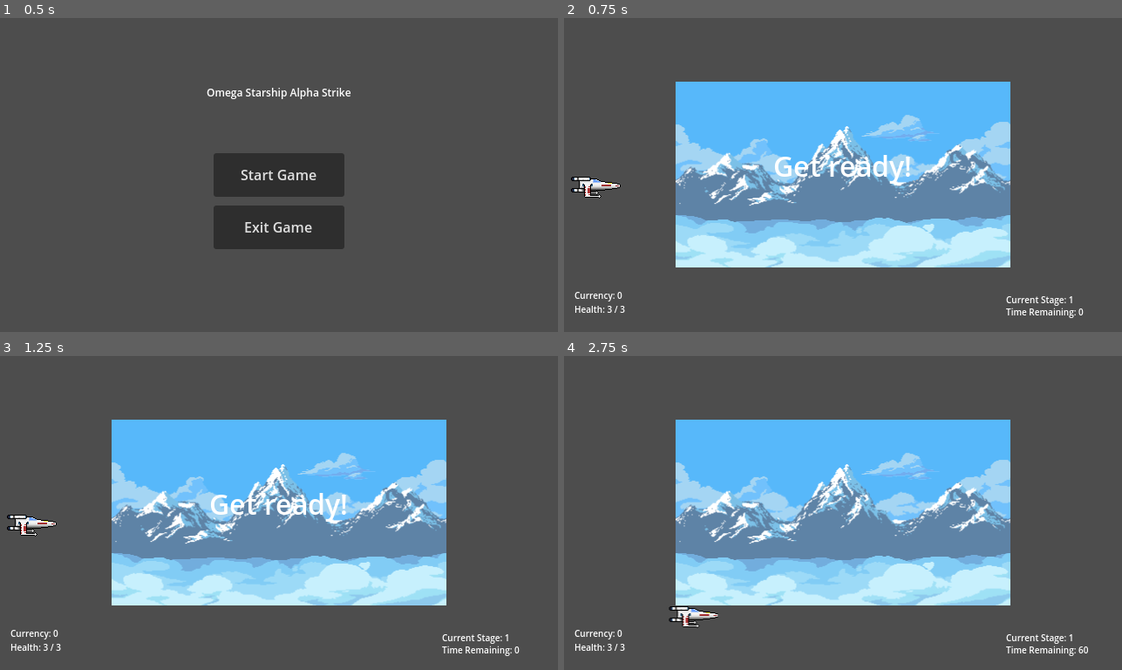
Above: before the commit, frames 1-4 (two rows, left to right).
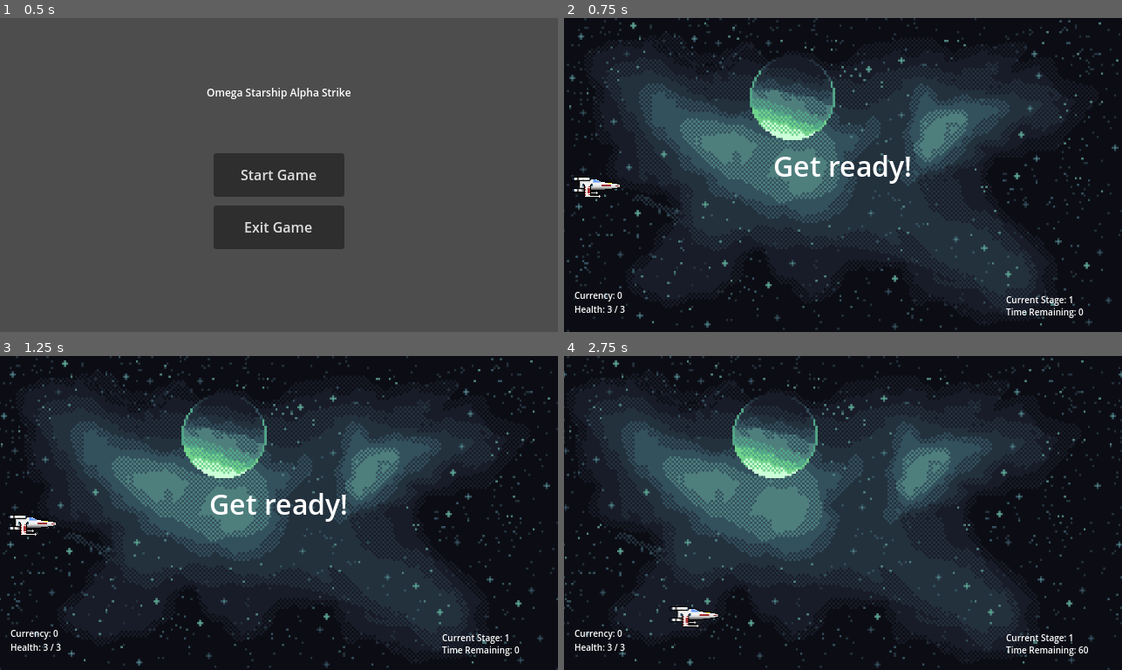
Above: after the commit, the same moments.

Repository: JesseGilbertVA/project-rename
Game: Godot game, scene res://start_menu.tscn
The game is run twice, just before and just after one commit, with the same random seed, the same clock (stepped at 60 frames per second) and the same inputs.
Inputs:
- Up to frame 1 (0.5 s): no input
- Up to frame 2 (0.75 s): click "Start Game" at 0.5 s
- Up to frame 3 (1.25 s): no input
- Up to frame 4 (2.75 s): hold Right (move_right) 1.28-2.03 s; hold Space (shoot) 1.28-2.03 s; hold Down (move_down) from 2.03 s (still down); tap Space (shoot) at 2.1 s

Frame 1 is identical in both runs. In frame 2, 99% of the frame differs, in the area x 0-100%, y 0-100%; in frame 3, 99%; in frame 4, 99%.

Commit message:
demo release

Diff:
--- a/Level Scenes/Easy/easy_scene.gd
+++ b/Level Scenes/Easy/easy_scene.gd
@@ -2,6 +2,7 @@
 
 @export var enemy_one: PackedScene
 @export var enemy_two_scene: PackedScene
+var scroll_x = 0 #background varibale
 
 # Called when the node enters the scene tree for the first time.
 func _ready():
@@ -13,6 +14,8 @@
 	$HUD.update_timer(round($StageTimer.get_time_left()))
 	if globals.player_health <= 0:
 		game_over()
+	scroll_x -= 10 * delta
+	$ParallaxBackground.scroll_offset.x = scroll_x
 
 func game_over():
 	$Player.hide()
--- a/Level Scenes/Easy/easy_scene.tscn
+++ b/Level Scenes/Easy/easy_scene.tscn
@@ -3,8 +3,8 @@
 [ext_resource type="Script" path="res://Level Scenes/Easy/easy_scene.gd" id="1_ialwv"]
 [ext_resource type="PackedScene" uid="uid://cqnnho8sfmjo4" path="res://enemy_two.tscn" id="2_17ecj"]
 [ext_resource type="PackedScene" uid="uid://bdtp2suf5do83" path="res://enemy_one.tscn" id="2_trp6e"]
-[ext_resource type="Texture2D" uid="uid://xapwdfhdsfsb" path="res://background_glacial_mountains.png" id="4_0ntm5"]
 [ext_resource type="PackedScene" uid="uid://ofgyhkajy7qp" path="res://player.tscn" id="4_a10k1"]
+[ext_resource type="Texture2D" uid="uid://cavxi0xprph6l" path="res://Backgrounds/nebula_one.png" id="4_mtqai"]
 [ext_resource type="PackedScene" uid="uid://co58fv0qwjltu" path="res://hud.tscn" id="6_puth4"]
 
 [sub_resource type="RectangleShape2D" id="RectangleShape2D_hy85n"]
@@ -24,12 +24,15 @@
 [node name="ParallaxBackground" type="ParallaxBackground" parent="."]
 
 [node name="ParallaxLayer" type="ParallaxLayer" parent="ParallaxBackground"]
-motion_mirroring = Vector2(1440, 2.08165e-12)
+motion_mirroring = Vector2(640, 2.08165e-12)
 
-[node name="Sprite2D" type="Sprite2D" parent="ParallaxBackground/ParallaxLayer"]
-position = Vector2(320.5, 179.5)
-scale = Vector2(1, 0.99)
-texture = ExtResource("4_0ntm5")
+[node name="TextureRect" type="TextureRect" parent="ParallaxBackground/ParallaxLayer"]
+offset_right = 640.0
+offset_bottom = 360.0
+scale = Vector2(0.5, 0.5)
+texture = ExtResource("4_mtqai")
+stretch_mode = 1
+metadata/_edit_use_anchors_ = true
 
 [node name="Player" parent="." instance=ExtResource("4_a10k1")]
 position = Vector2(33, 193)
--- a/Level Scenes/Medium/medium_scene.gd
+++ b/Level Scenes/Medium/medium_scene.gd
@@ -3,6 +3,8 @@
 @export var enemy_one: PackedScene
 @export var asteroid_scene: PackedScene
 @export var enemy_two_scene: PackedScene
+
+var scroll_x = 0#background variable
 
 # Called when the node enters the scene tree for the first time.
 func _ready():
@@ -14,6 +16,8 @@
 	$HUD.update_timer(round($StageTimer.get_time_left()))
 	if globals.player_health <= 0:
 		game_over()
+	scroll_x -= 10 * delta
+	$ParallaxBackground.scroll_offset.x = scroll_x
 
 
 #probably need to change variable name from enemy to something a little more specific
--- a/Level Scenes/Medium/medium_scene.tscn
+++ b/Level Scenes/Medium/medium_scene.tscn
@@ -1,9 +1,10 @@
-[gd_scene load_steps=9 format=3 uid="uid://djllt5yunlln8"]
+[gd_scene load_steps=10 format=3 uid="uid://djllt5yunlln8"]
 
 [ext_resource type="Script" path="res://Level Scenes/Medium/medium_scene.gd" id="1_mjjqo"]
 [ext_resource type="PackedScene" uid="uid://bdtp2suf5do83" path="res://enemy_one.tscn" id="2_dphe3"]
 [ext_resource type="PackedScene" uid="uid://coclpmmj4jpro" path="res://asteroid.tscn" id="3_ije6b"]
 [ext_resource type="PackedScene" uid="uid://cqnnho8sfmjo4" path="res://enemy_two.tscn" id="4_m84gf"]
+[ext_resource type="Texture2D" uid="uid://cavxi0xprph6l" path="res://Backgrounds/nebula_one.png" id="5_dov0g"]
 [ext_resource type="PackedScene" uid="uid://ofgyhkajy7qp" path="res://player.tscn" id="5_pf52t"]
 [ext_resource type="PackedScene" uid="uid://co58fv0qwjltu" path="res://hud.tscn" id="6_uanhh"]
 
@@ -21,6 +22,19 @@
 enemy_one = ExtResource("2_dphe3")
 asteroid_scene = ExtResource("3_ije6b")
 enemy_two_scene = ExtResource("4_m84gf")
+
+[node name="ParallaxBackground" type="ParallaxBackground" parent="."]
+
+[node name="ParallaxLayer" type="ParallaxLayer" parent="ParallaxBackground"]
+motion_mirroring = Vector2(640, 2.08165e-12)
+
+[node name="TextureRect" type="TextureRect" parent="ParallaxBackground/ParallaxLayer"]
+offset_right = 640.0
+offset_bottom = 360.0
+scale = Vector2(0.5, 0.5)
+texture = ExtResource("5_dov0g")
+stretch_mode = 1
+metadata/_edit_use_anchors_ = true
 
 [node name="Player" parent="." instance=ExtResource("5_pf52t")]
 position = Vector2(35, 176)
--- a/Store.gd
+++ b/Store.gd
@@ -26,9 +26,9 @@
 
 
 func _on_death_to_all_pressed():
-	if globals.player_currency >= 15000 and globals.weapon_type != 3:
+	if globals.player_currency >= 10000 and globals.weapon_type != 3:
 		globals.weapon_type = 3
-		globals.player_currency -= 15000
+		globals.player_currency -= 10000
 		$PurchaseText.text = "What have you become..."
 	elif globals.weapon_type == 3:
 		$PurchaseText.text = "You are already a monster."
@@ -38,9 +38,9 @@
 
 
 func _on_increase_max_hp_pressed():
-	if globals.player_currency >= 2000:
+	if globals.player_currency >= 1000:
 		globals.max_player_health += 1
-		globals.player_currency -= 2000
+		globals.player_currency -= 1000
 		globals.player_health = globals.max_player_health
 		$PurchaseText.text = "Max HP increased."
 	else:
@@ -48,9 +48,9 @@
 
 
 func _on_restore_hp_pressed():
-	if globals.player_currency >= 500 and globals.player_health < globals.max_player_health:
+	if globals.player_currency >= 250 and globals.player_health < globals.max_player_health:
 		globals.player_health += 1
-		globals.player_currency -= 500
+		globals.player_currency -= 250
 	if globals.player_health == globals.max_player_health:
 		$PurchaseText.text = "HP is full."
 	else:
@@ -58,9 +58,9 @@
 
 
 func _on_tri_laser_pressed():
-	if globals.player_currency >= 3333 and globals.weapon_type != 2:
+	if globals.player_currency >= 1250 and globals.weapon_type != 2:
 		globals.weapon_type = 2
-		globals.player_currency -= 3333
+		globals.player_currency -= 1250
 		$PurchaseText.text = "Like a shotgun but better."
 	elif globals.weapon_type == 2:
 		$PurchaseText.text = "You already own that though?"
--- a/project.godot
+++ b/project.godot
@@ -25,6 +25,7 @@
 window/size/viewport_height=360
 window/size/mode=3
 window/stretch/mode="canvas_items"
+window/stretch/aspect="expand"
 window/stretch/scale_mode="integer"
 
 [input]
--- a/store.tscn
+++ b/store.tscn
@@ -12,7 +12,7 @@
 offset_bottom = 146.0
 scale = Vector2(0.5, 0.5)
 text = "Increase Max Health
-Cost: 2000"
+Cost: 1000"
 
 [node name="NextStage" type="Button" parent="."]
 anchors_preset = -1
@@ -45,7 +45,7 @@
 offset_bottom = 109.0
 scale = Vector2(0.5, 0.5)
 text = "Death To All Who Enter
-Cost: 15000"
+Cost: 10000"
 
 [node name="RestoreHP" type="Button" parent="."]
 offset_left = 24.0
@@ -54,7 +54,7 @@
 offset_bottom = 181.0
 scale = Vector2(0.5, 0.5)
 text = "Restore HP
-Cost: 500"
+Cost: 250"
 
 [node name="Currency" type="Label" parent="."]
 offset_left = 25.0
@@ -79,7 +79,7 @@
 offset_bottom = 217.0
 scale = Vector2(0.5, 0.5)
 text = "Tri Laser
-Cost: 3333"
+Cost: 1250"
 
 [node name="PlayerShield" type="Button" parent="."]
 offset_left = 24.0
--- a/test_scene.gd
+++ b/test_scene.gd
@@ -4,6 +4,8 @@
 @export var asteroid_scene: PackedScene
 @export var enemy_two_scene: PackedScene
 @export var green_enenmy: PackedScene
+
+var scroll_x = 0 #background variable
 
 # Called when the node enters the scene tree for the first time.
 func _ready():
@@ -15,6 +17,8 @@
 	$HUD.update_timer(round($StageTimer.get_time_left()))
 	if globals.player_health <= 0:
 		game_over()
+	scroll_x -= 10 * delta
+	$ParallaxBackground.scroll_offset.x = scroll_x
 
 
 #probably need to change variable name from enemy to something a little more specific
@@ -27,11 +31,6 @@
 	var velocity = Vector2(randf_range(325.0, 325.0), 0.0) #speed up for medium stage
 	enemy.linear_velocity = velocity.rotated(direction) #I dont even know what this line does fully, but it makes the bad guys move forward so
 	add_child(enemy)
-
-
-func _on_button_pressed():
-	print("Heading to store")
-	get_tree().change_scene_to_file("res://store.tscn")
 
 
 func _on_start_timer_timeout():
--- a/test_scene.tscn
+++ b/test_scene.tscn
@@ -6,6 +6,7 @@
 [ext_resource type="PackedScene" uid="uid://bdtp2suf5do83" path="res://enemy_one.tscn" id="2_vt0f1"]
 [ext_resource type="PackedScene" uid="uid://coclpmmj4jpro" path="res://asteroid.tscn" id="3_k2qyb"]
 [ext_resource type="PackedScene" uid="uid://co58fv0qwjltu" path="res://hud.tscn" id="4_dnlo1"]
+[ext_resource type="Texture2D" uid="uid://cavxi0xprph6l" path="res://Backgrounds/nebula_one.png" id="6_ryi1y"]
 [ext_resource type="PackedScene" uid="uid://cqnnho8sfmjo4" path="res://enemy_two.tscn" id="6_x88bc"]
 
 [sub_resource type="RectangleShape2D" id="RectangleShape2D_hy85n"]
@@ -24,15 +25,21 @@
 enemy_two_scene = ExtResource("6_x88bc")
 green_enenmy = ExtResource("2_bclyy")
 
+[node name="ParallaxBackground" type="ParallaxBackground" parent="."]
+
+[node name="ParallaxLayer" type="ParallaxLayer" parent="ParallaxBackground"]
+motion_mirroring = Vector2(640, 2.08165e-12)
+
+[node name="TextureRect" type="TextureRect" parent="ParallaxBackground/ParallaxLayer"]
+offset_right = 640.0
+offset_bottom = 360.0
+scale = Vector2(0.5, 0.5)
+texture = ExtResource("6_ryi1y")
+stretch_mode = 1
+metadata/_edit_use_anchors_ = true
+
 [node name="Player" parent="." instance=ExtResource("1_i5sts")]
 position = Vector2(31, 172)
-
-[node name="Button" type="Button" parent="."]
-offset_left = 788.0
-offset_top = 601.0
-offset_right = 902.0
-offset_bottom = 632.0
-text = "Head to Store"
 
 [node name="HUD" parent="." instance=ExtResource("4_dnlo1")]
 
@@ -71,7 +78,6 @@
 position = Vector2(651, 12)
 rotation = 1.5708
 
-[connection signal="pressed" from="Button" to="." method="_on_button_pressed"]
 [connection signal="timeout" from="EnemyOneSpawnTimer" to="." method="_on_enemy_one_spawn_timer_timeout"]
 [connection signal="timeout" from="StageTimer" to="." method="_on_stage_timer_timeout"]
 [connection signal="timeout" from="StartTimer" to="." method="_on_start_timer_timeout"]
Binary file added: Backgrounds/nebula_one.png
Not shown, added: Backgrounds/nebula_one.png.import
Binary file changed: background_glacial_mountains.png
Binary file changed: maybe_enemy_two.png
Binary file changed: newEnemyOne.png
Not shown: 1 places in test_scene.tscn that only renumber resources
